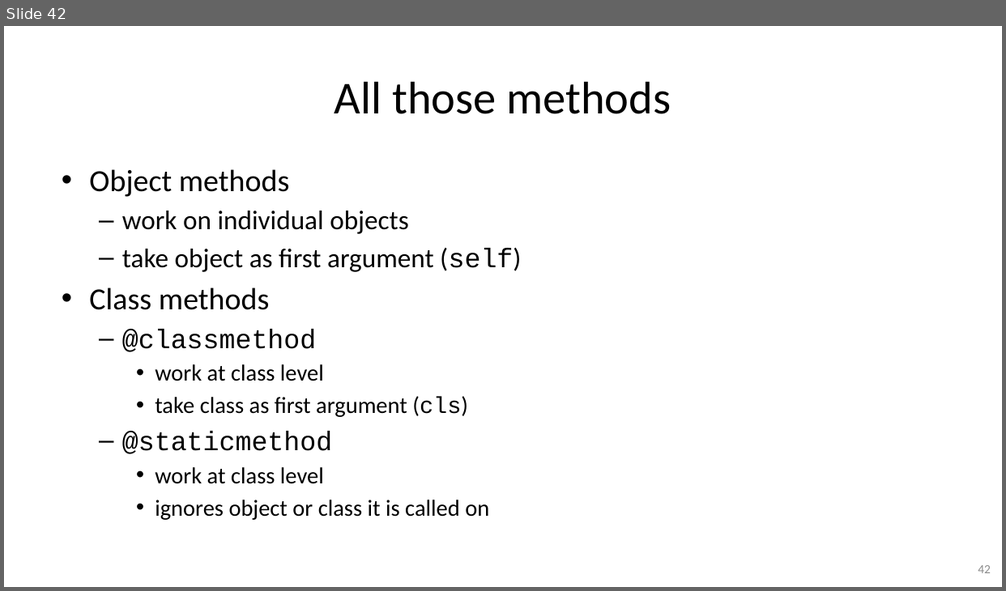
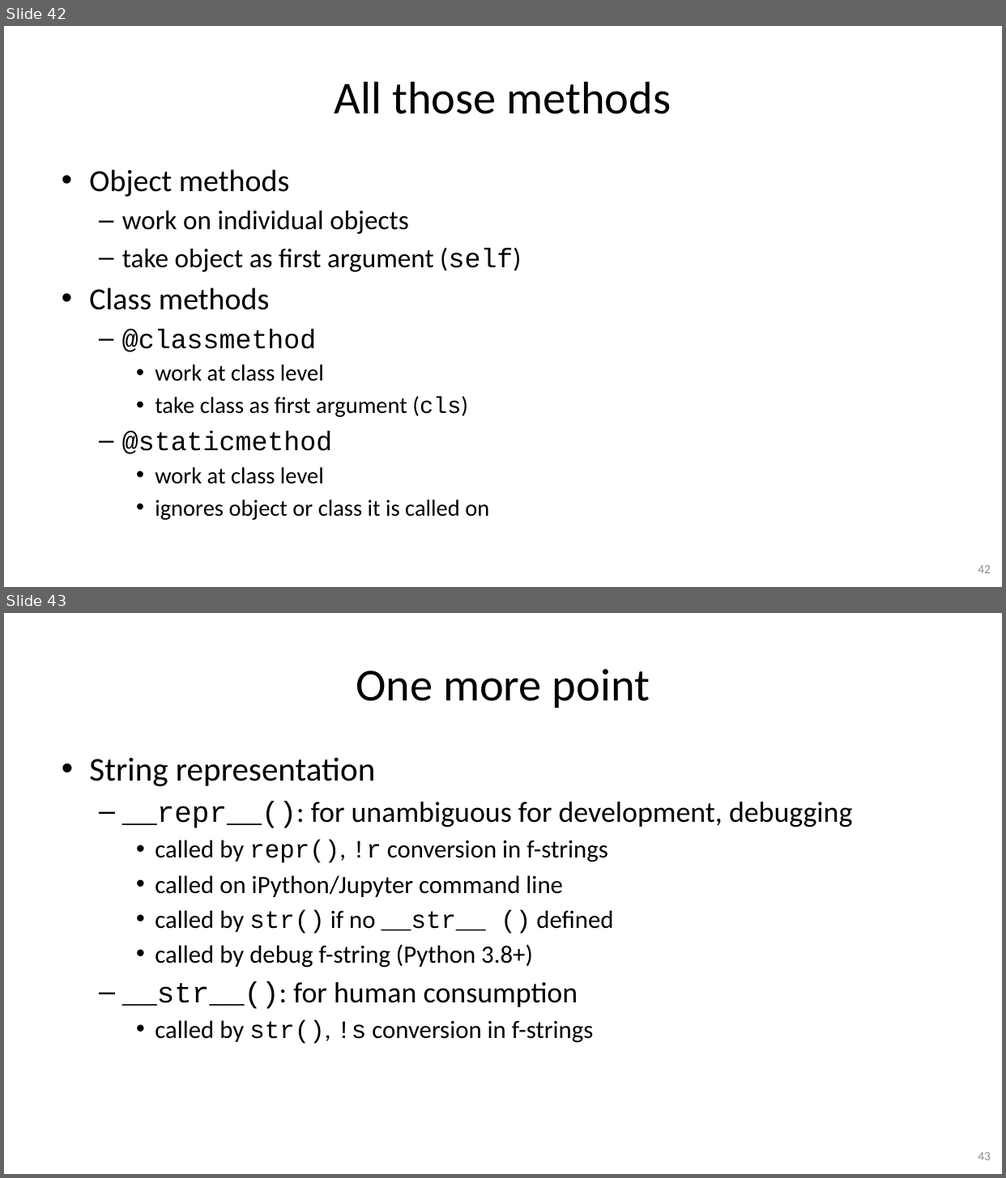
Before and after one commit to gjbex/Python-software-engineering, a slide deck: python_software_engineering.pptx. Shown one above the other, each under a label of ours: slide 42 before the commit, slides 42 and 43 after it. The pictures are 1006x591 and 1006x1178 pixels, drawn with LibreOffice and Linux fonts; fonts in the diff are those of the drawing. Boxes give left, top, right and bottom in pixels: in the first picture for what was removed or moved away, otherwise in the second. Text is boxed around its words. In the diff, an @@ line names an element or a change of style, - is before the commit and + after.

Commit message:
Add slide on __repr__ versus __str__

```diff
--- a/python_software_engineering.pptx
+++ b/python_software_engineering.pptx
@@ slide 43 added at box(4, 613, 1002, 1174), background #FFFFFF @@
@@ title added at box(356, 669, 650, 708), 44 pt, text #000000 @@
+One more point
@@ text added at box(89, 757, 852, 1044), 24 pt, text #000000 @@
+• String representation
+  – __repr__(): for unambiguous for development, debugging
+    • called by repr(), !r conversion in f-strings
+    • called on iPython/Jupyter command line
+    • called by str() if no __str__ () defined
+    • called by debug f-string (Python 3.8+)
+  – __str__(): for human consumption
+    • called by str(), !s conversion in f-strings
@@ page number added at box(978, 1152, 991, 1161), 12 pt, text #8C8C8C @@
+43
```
Also in this commit, not shown: 1 slide changed.
